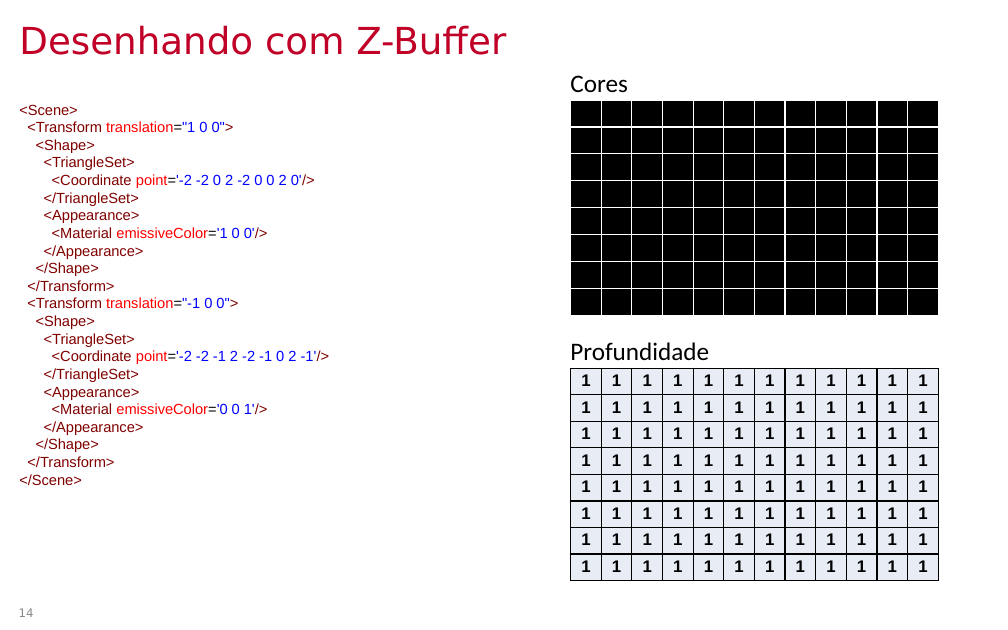
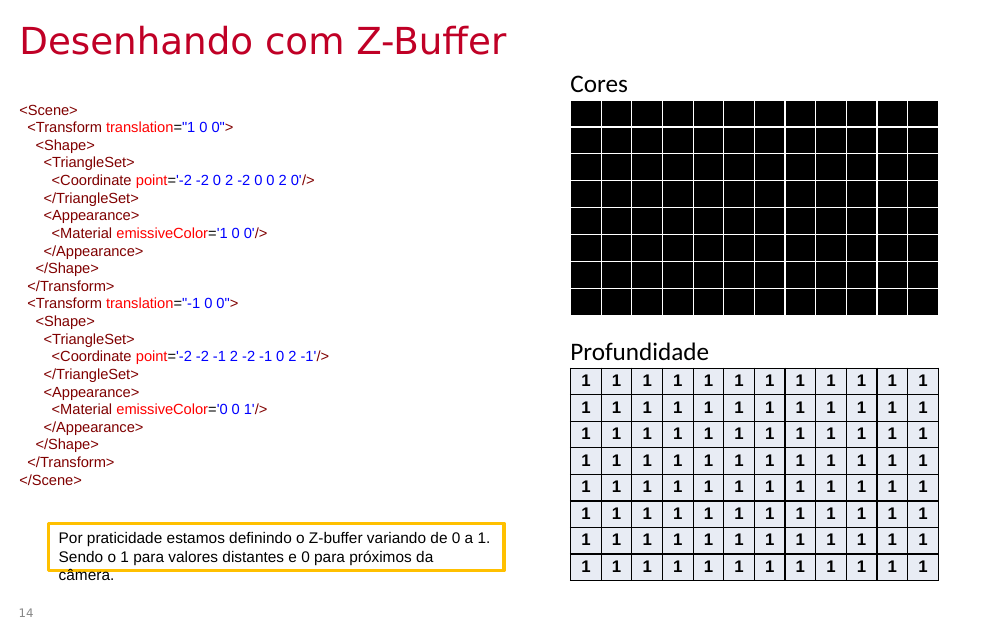
Before and after one commit to lpsoares/ComputacaoGrafica, a slide deck: slide 14 of content/aulas/12-revisao3_interpolacao_mipmap_visibilidade/aula12_revisao3_interpolacao_mipmap_visibilidade.pptx. Drawn at 1008x630 pixels with LibreOffice and Linux fonts; fonts in the diff are those of the drawing; background and template pictures are left out. Boxes give left, top, right and bottom in pixels: in the first picture for what was removed or moved away, otherwise in the second. Text is boxed around its words. In the diff, an @@ line names an element or a change of style, - is before the commit and + after.

```diff
--- a/content/aulas/12-revisao3_interpolacao_mipmap_visibilidade/aula12_revisao3_interpolacao_mipmap_visibilidade.pptx
+++ b/content/aulas/12-revisao3_interpolacao_mipmap_visibilidade/aula12_revisao3_interpolacao_mipmap_visibilidade.pptx
@@ rectangle added at [48,523,504,571], outline #FFC000 2.25 pt, 11 pt, text #000000 @@
+Por praticidade estamos definindo o Z-buffer variando de 0 a 1.
+Sendo o 1 para valores distantes e 0 para próximos da câmera.
```
Also in this commit, not shown: 13 other slides changed, 2 other files.
